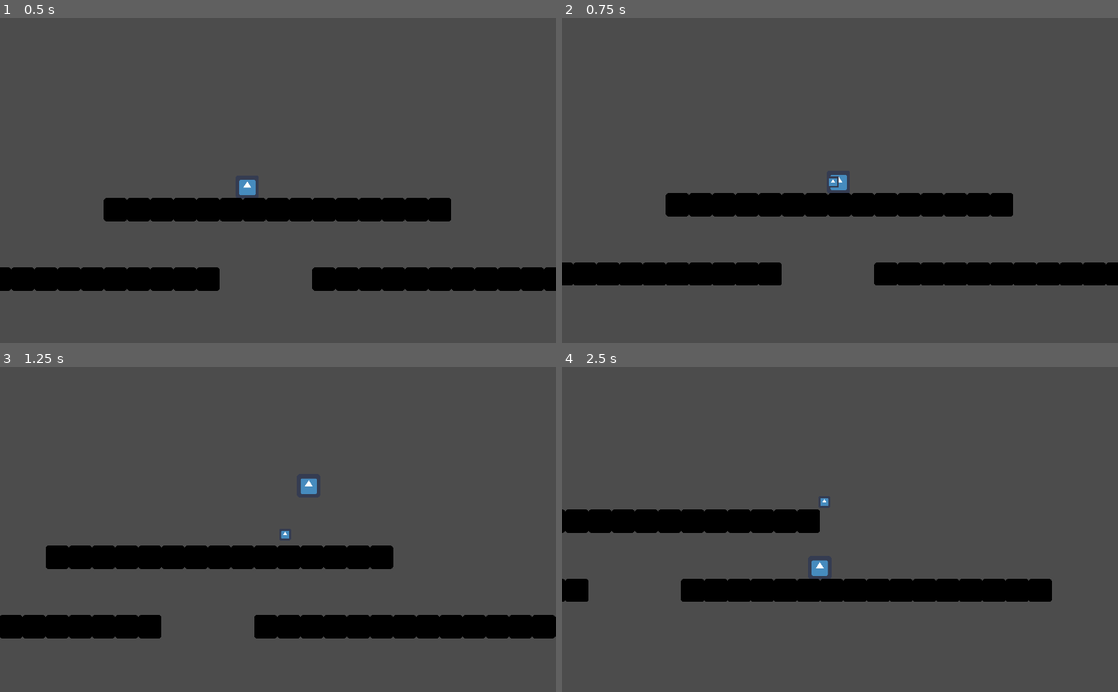
Above: before the commit, frames 1-4 (two rows, left to right).
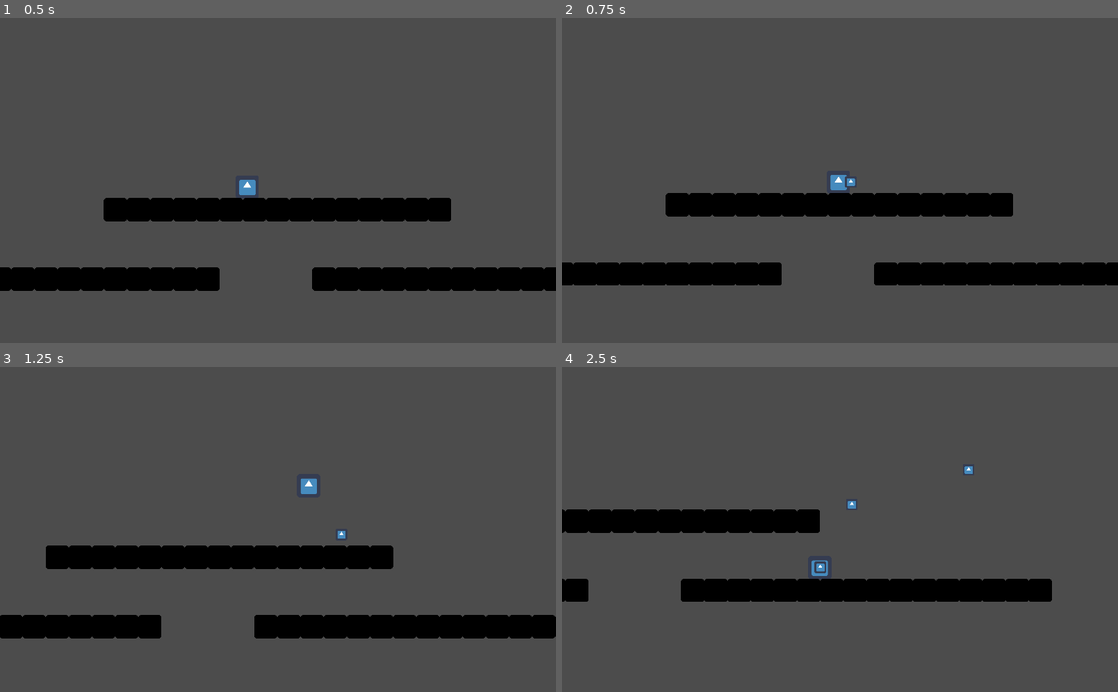
Above: after the commit, the same moments.

Repository: dodo3142/WinterGameJam
Game: Godot game, scene res://Scenes/TestLevel.tscn
The game is run twice, just before and just after one commit, with the same random seed, the same clock (stepped at 60 frames per second) and the same inputs. The engine's default icon, where the game draws it, is replaced by a stand-in: a white triangle on a blue panel in a dark square.
Inputs:
- Up to frame 1 (0.5 s): no input
- Up to frame 2 (0.75 s): hold Right (Right) from 0.53 s (still down); tap X (Attack) at 0.6 s
- Up to frame 3 (1.25 s): keep holding Right (Right); tap Z (Jump) at 0.77 s
- Up to frame 4 (2.5 s): tap X (Attack) at 1.35, 2.1 s; tap Z (Jump) at 1.52 s; release Right (Right) at 2.03 s; hold Left (Left) from 2.03 s (still down)

Frame 1 is identical in both runs. In frame 2, less than 0.1% of the frame differs, in the area x 48-53%, y 48-53%; in frame 3, less than 0.1%; in frame 4, 0.2%, in the area x 45-74%, y 30-64%.

Commit message:
new boomerang

Diff:
--- a/WinterGameJam/Scenes/Player.tscn
+++ b/WinterGameJam/Scenes/Player.tscn
@@ -36,12 +36,6 @@
 [node name="RayCast2D" type="RayCast2D" parent="Sprite"]
 cast_to = Vector2( 85, 1 )
 
-[node name="BoomerangGoal" type="Position2D" parent="Sprite"]
-position = Vector2( 275, 0 )
-__meta__ = {
-"_gizmo_extents_": 26.8
-}
-
 [node name="CollisionShape2D" type="CollisionShape2D" parent="."]
 position = Vector2( 0, -0.5 )
 shape = SubResource( 1 )
--- a/WinterGameJam/Scenes/Mildarang.tscn
+++ b/WinterGameJam/Scenes/boomerang.tscn
@@ -1,10 +1,10 @@
 [gd_scene load_steps=5 format=2]
 
-[ext_resource path="res://Scripts/Mildarang.gd" type="Script" id=1]
-[ext_resource path="res://icon.png" type="Texture" id=2]
+[ext_resource path="res://icon.png" type="Texture" id=1]
+[ext_resource path="res://Scripts/boomerang.gd" type="Script" id=2]
 
 [sub_resource type="RectangleShape2D" id=1]
-extents = Vector2( 31.5, 31.5 )
+extents = Vector2( 16, 16 )
 
 [sub_resource type="RectangleShape2D" id=2]
 extents = Vector2( 15, 15 )
@@ -12,27 +12,20 @@
 [node name="Boomerang" type="KinematicBody2D"]
 collision_layer = 0
 collision_mask = 0
-script = ExtResource( 1 )
+script = ExtResource( 2 )
+Speed = 800
+Goaccl = 500
+Backaccl = 500
 
 [node name="Sprite" type="Sprite" parent="."]
+position = Vector2( 9.53674e-07, -9.53674e-07 )
 scale = Vector2( 0.5, 0.5 )
-texture = ExtResource( 2 )
+texture = ExtResource( 1 )
 
 [node name="CollisionShape2D" type="CollisionShape2D" parent="."]
-scale = Vector2( 0.5, 0.5 )
 shape = SubResource( 1 )
-
-[node name="ComeBackTimer" type="Timer" parent="."]
-wait_time = 3.0
-one_shot = true
-autostart = true
-
-[node name="Tween" type="Tween" parent="."]
 
 [node name="Area2D" type="Area2D" parent="."]
 
 [node name="CollisionShape2D" type="CollisionShape2D" parent="Area2D"]
 shape = SubResource( 2 )
-
-[connection signal="timeout" from="ComeBackTimer" to="." method="_on_ComeBackTimer_timeout"]
-[connection signal="area_entered" from="Area2D" to="." method="_on_Area2D_area_entered"]
--- a/WinterGameJam/Scripts/Player.gd
+++ b/WinterGameJam/Scripts/Player.gd
@@ -27,7 +27,7 @@
 onready var PlayerSprite = $Sprite
 onready var CoyoteJump = $CoyoteTimer
 onready var JumpBuffring = $JumpBuffring
-onready var Boomerang = preload("res://Scenes/Mildarang.tscn")
+onready var Boomerang = preload("res://Scenes/boomerang.tscn")
 
 func _process(_delta):
 	#when player can jump
@@ -88,10 +88,9 @@
 		JumpButtonrelesed = false
 
 func Attack():
-	if Input.is_action_just_pressed("Attack") && create:
+	if Input.is_action_just_pressed("Attack"):
 			var b = Boomerang.instance()
-			var BoomGoal = $Sprite/BoomerangGoal.global_position
-			#b.Goal = BoomGoal
+			b.Dir = HorizontalDir
 			add_child(b)
 			create = false
 
@@ -112,7 +111,3 @@
 #put Boomerang every beat
 func _on_BeatTimer_timeout():
 	pass
-	#var b = Boomerang.instance()
-	#var BoomGoal = $Sprite/BoomerangGoal.global_position
-	#b.Goal = BoomGoal
-	#add_child(b)
--- a/WinterGameJam/Scripts/boomerang.gd
+++ b/WinterGameJam/Scripts/boomerang.gd
@@ -1,8 +1,11 @@
-extends RigidBody2D
+extends KinematicBody2D
 
 onready var Player = get_parent()
-export var rotationspeed = 10
-var Goal = Vector2.ZERO
+var Dir = 1
+export var Speed = 300
+export var Goaccl = 100
+export var Backaccl = 100
+var velocity = Vector2.ZERO
 var IsComingBack = false
 
 
@@ -15,23 +18,25 @@
 	main_scene.add_child(self)
 	self.set_owner(main_scene)
 
-	#go to it's goal
-	var tween = get_node("Tween")
-	tween.interpolate_property($".", "position", position, Goal, 0.5, Tween.TRANS_EXPO, Tween.EASE_IN)
-	tween.start()
+
 
 
 func _process(_delta):
-	#go back to the player
-	if IsComingBack:
-		var tween = get_node("Tween")
-		tween.interpolate_property($".", "position", position, Player.global_position, 0.5, Tween.TRANS_EXPO, Tween.EASE_OUT)
-		tween.start()
+	pass
 
-func _on_ComeBackTimer_timeout():
-	IsComingBack = true
+func _physics_process(delta):
+	if IsComingBack == false:
+		Speed = Speed - Goaccl*delta
+		velocity.x = Dir*Speed
+		print(velocity.x)
+		if velocity.x <= 0:
+			IsComingBack = true
+	elif IsComingBack == true:
+		Speed = Speed + Backaccl*delta
+		print(Speed)
+		velocity = position.direction_to(Player.position)* Speed
 
-
+	velocity = move_and_slide(velocity,Vector2.UP)
 
 func _on_Area2D_area_entered(area):
 	if IsComingBack:
